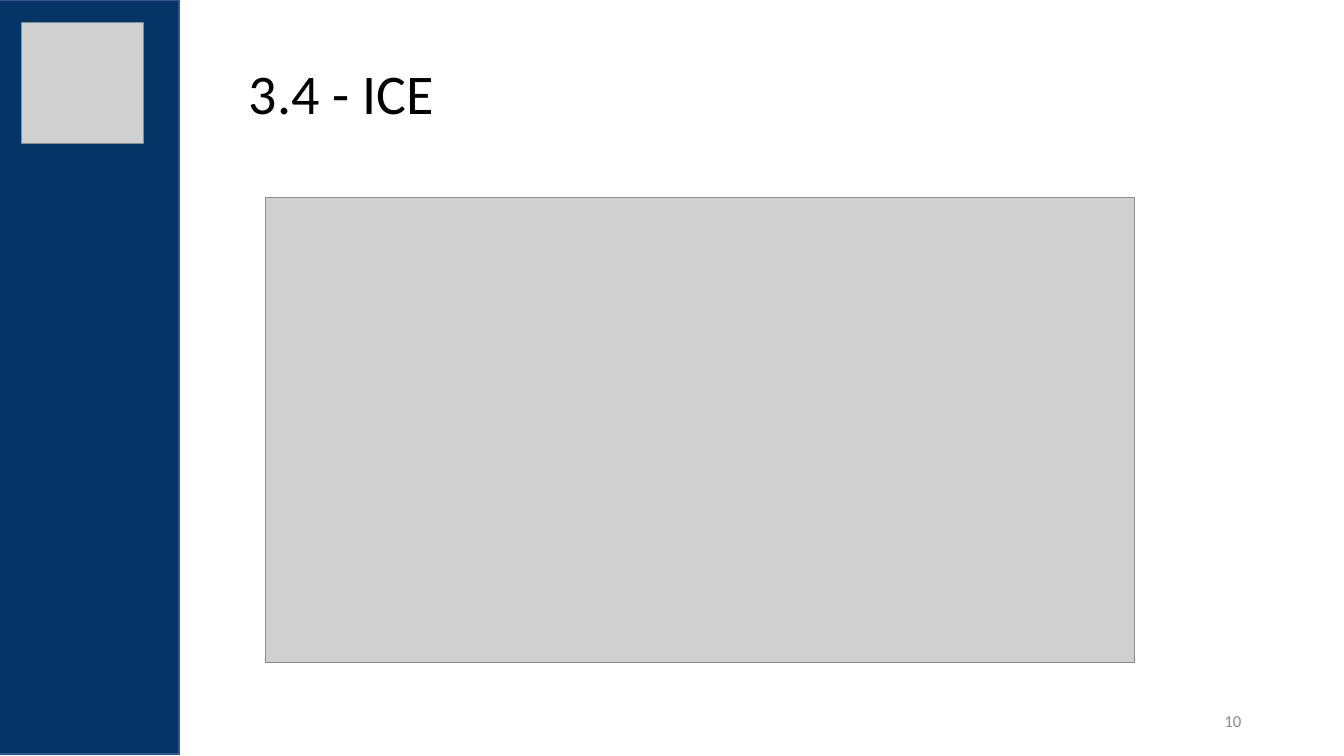
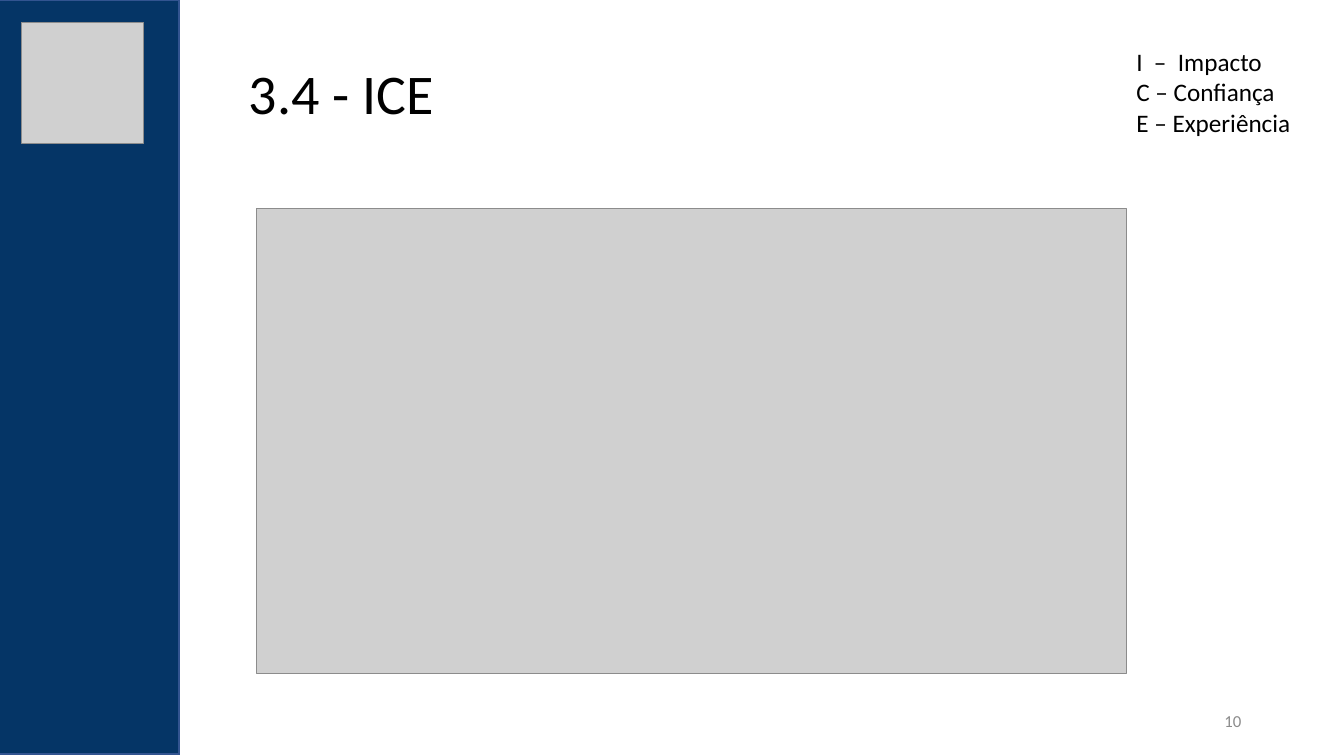
Before and after one commit to felipementel/c4-model-builder, a slide deck: slide 10 of ppt/PGPARQ01C1-2N-P1 - Arquitetura de Software.pptx. Drawn at 1344x756 pixels with LibreOffice and Linux fonts; fonts in the diff are those of the drawing; grey boxes stand for pictures. Boxes give left, top, right and bottom in pixels: in the first picture for what was removed or moved away, otherwise in the second. Text is boxed around its words. In the diff, an @@ line names an element or a change of style, - is before the commit and + after.

```diff
--- a/ppt/PGPARQ01C1-2N-P1 - Arquitetura de Software.pptx
+++ b/ppt/PGPARQ01C1-2N-P1 - Arquitetura de Software.pptx
@@ text added at <box>1136,54,1291,136</box>, 18 pt, text #000000 @@
+I – Impacto
+C – Confiança
+E – Experiência
@@ picture: place and size @@
-picture at <box>266,198,1135,662</box>
+picture at <box>257,209,1126,674</box>
```
Also in this commit, not shown: 6 other slides changed, 1 slide added, 15 other files.
